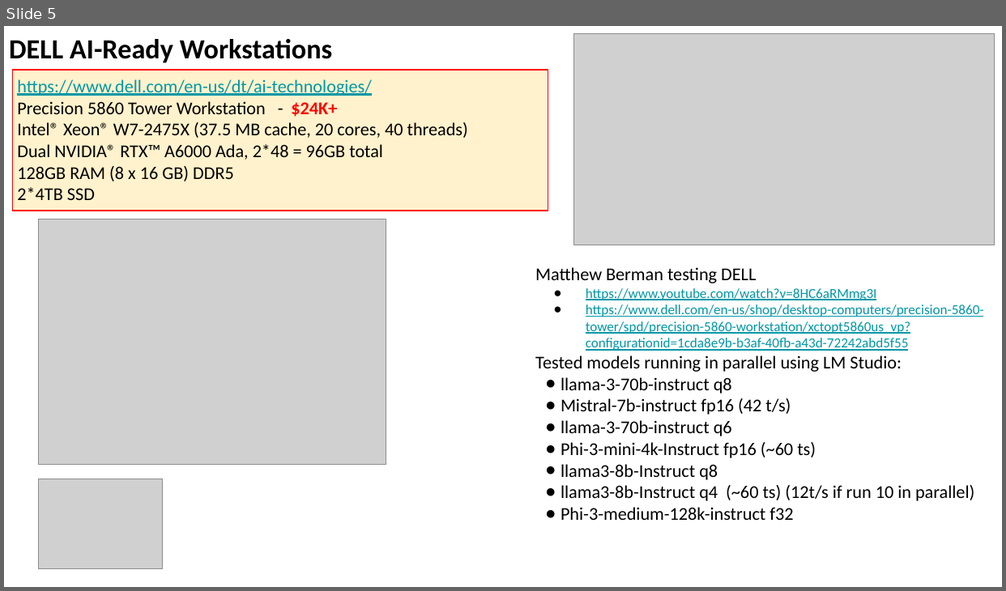
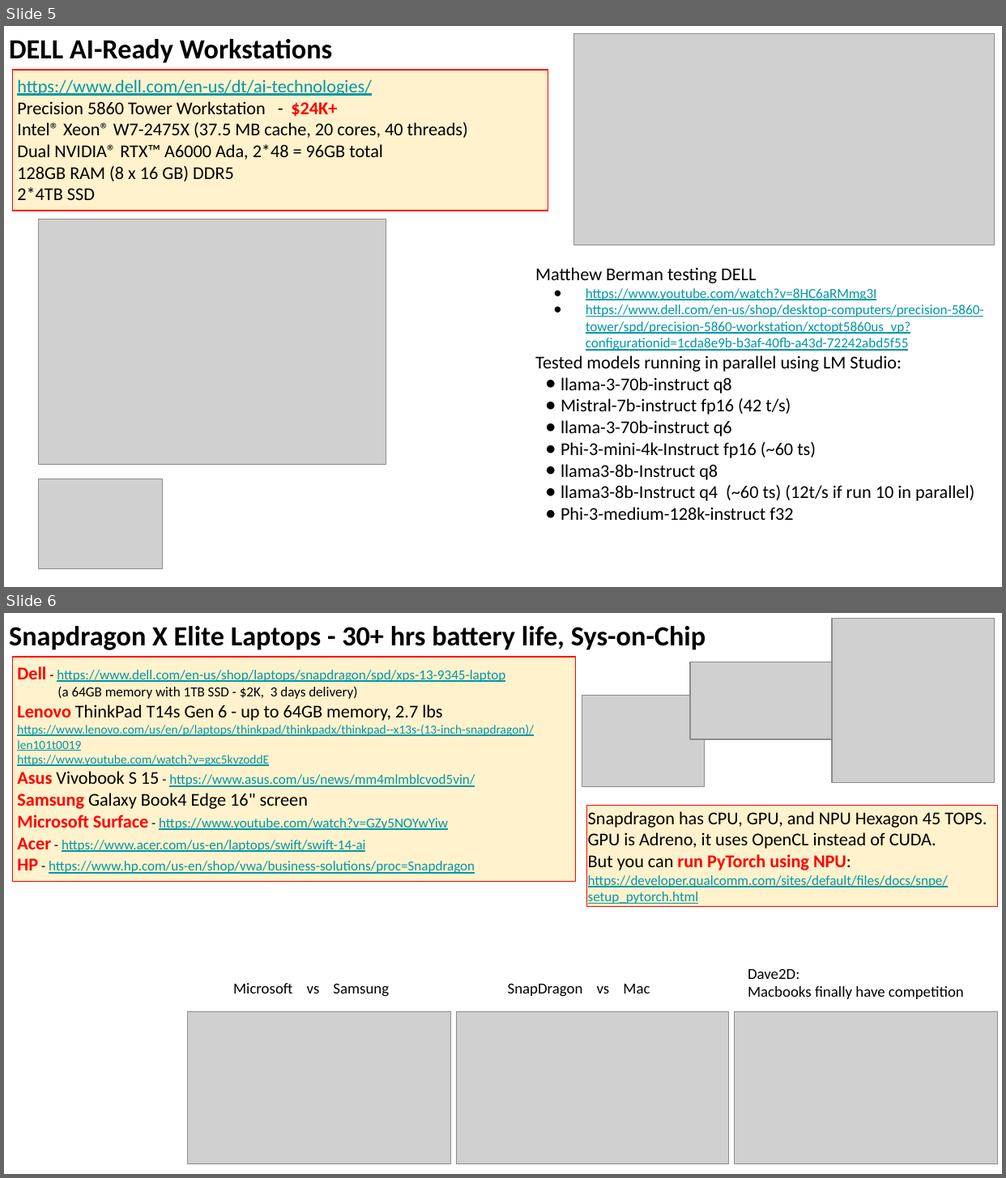
Before and after one commit to lselector/seminar, a slide deck: 2024/2024-06-21-AI-Updates.pptx. Shown one above the other, each under a label of ours: slide 5 before the commit, slides 5 and 6 after it. The pictures are 1006x591 and 1006x1178 pixels, drawn with LibreOffice and Linux fonts; fonts in the diff are those of the drawing; grey boxes stand for pictures. Boxes give left, top, right and bottom in pixels: in the first picture for what was removed or moved away, otherwise in the second. Text is boxed around its words. In the diff, an @@ line names an element or a change of style, - is before the commit and + after.

```diff
--- a/2024/2024-06-21-AI-Updates.pptx
+++ b/2024/2024-06-21-AI-Updates.pptx
@@ slide 6 added at (x1=4, y1=613, x2=1002, y2=1174), background #FFFFFF @@
@@ text added at (x1=9, y1=626, x2=705, y2=650), 20 pt, text #000000, bold @@
+Snapdragon X Elite Laptops - 30+ hrs battery life, Sys-on-Chip
@@ picture added at (x1=831, y1=618, x2=994, y2=782) @@
@@ rectangle added at (x1=12, y1=657, x2=575, y2=883), fill #FFF2CC, outline #FF0000 0.75 pt, 10 pt, text #0097A7, underline @@
+Dell - https://www.dell.com/en-us/shop/laptops/snapdragon/spd/xps-13-9345-laptop
+(a 64GB memory with 1TB SSD - $2K, 3 days delivery)
+Lenovo ThinkPad T14s Gen 6 - up to 64GB memory, 2.7 lbs
+https://www.lenovo.com/us/en/p/laptops/thinkpad/thinkpadx/thinkpad--x13s-(13-inch-snapdragon)/len101t0019
+https://www.youtube.com/watch?v=gxc5kvzoddE
+Asus Vivobook S 15 - https://www.asus.com/us/news/mm4mlmblcvod5vin/
+Samsung Galaxy Book4 Edge 16" screen
+Microsoft Surface - https://www.youtube.com/watch?v=GZy5NOYwYiw
+Acer - https://www.acer.com/us-en/laptops/swift/swift-14-ai
+HP - https://www.hp.com/us-en/shop/vwa/business-solutions/proc=Snapdragon
@@ picture added at (x1=689, y1=662, x2=831, y2=739) @@
@@ picture added at (x1=582, y1=696, x2=704, y2=786) @@
@@ rectangle added at (x1=586, y1=806, x2=998, y2=906), fill #FFF2CC, outline #FF0000 0.75 pt, 13 pt, text #000000 @@
+Snapdragon has CPU, GPU, and NPU Hexagon 45 TOPS.
+GPU is Adreno, it uses OpenCL instead of CUDA.
+But you can run PyTorch using NPU:
+https://developer.qualcomm.com/sites/default/files/docs/snpe/setup_pytorch.html
@@ text added at (x1=748, y1=969, x2=964, y2=999), 11 pt, text #000000 @@
+Dave2D:
+Macbooks finally have competition
@@ text added at (x1=233, y1=983, x2=389, y2=997), 11 pt, text #000000 @@
+Microsoft vs Samsung
@@ text added at (x1=508, y1=983, x2=650, y2=997), 11 pt, text #000000 @@
+SnapDragon vs Mac
@@ picture added at (x1=188, y1=1012, x2=451, y2=1165) @@
@@ picture added at (x1=456, y1=1012, x2=728, y2=1165) @@
@@ picture added at (x1=735, y1=1012, x2=998, y2=1165) @@
```
Also in this commit, not shown: 5 slides changed, 4 other slides added, 1 slide removed.
